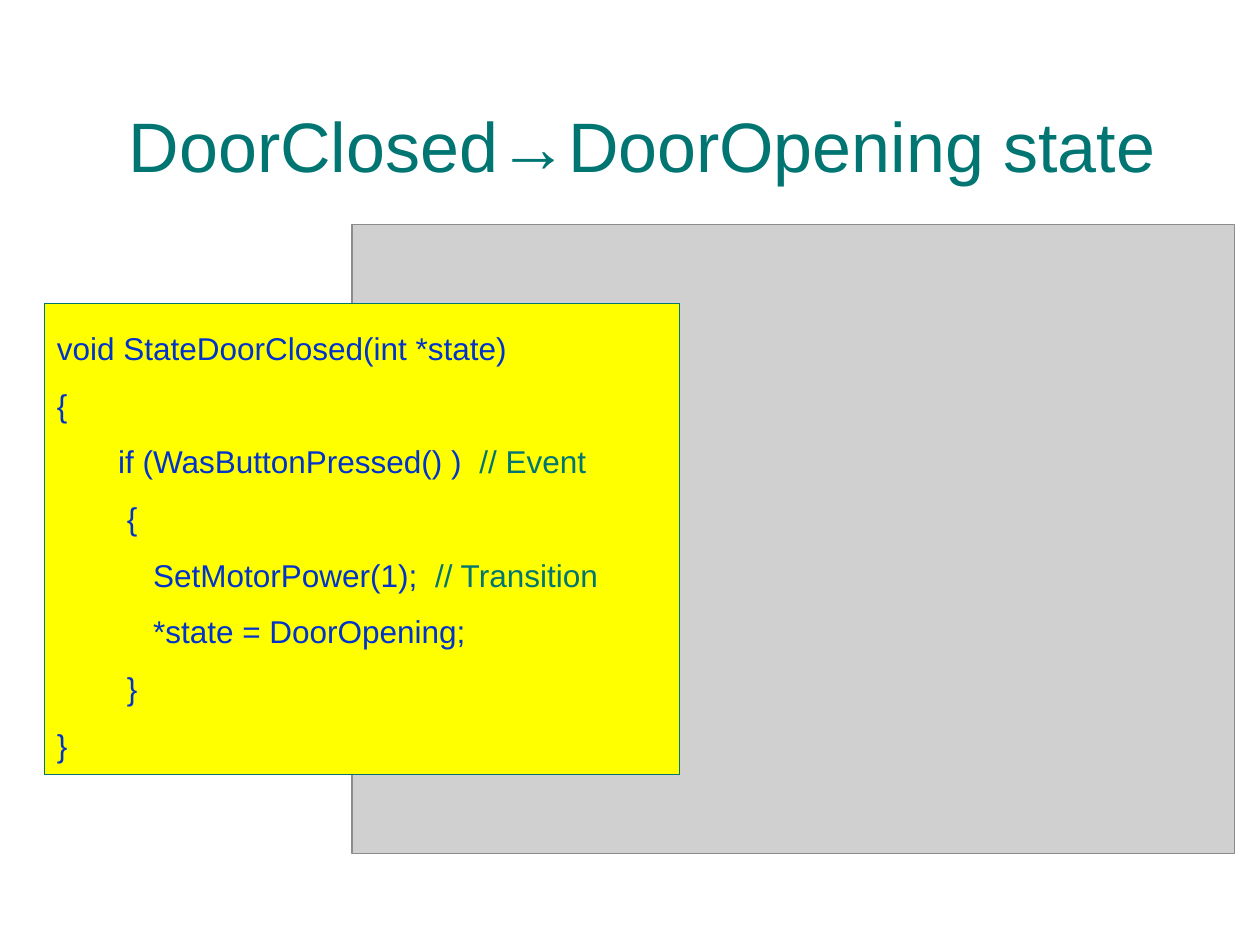
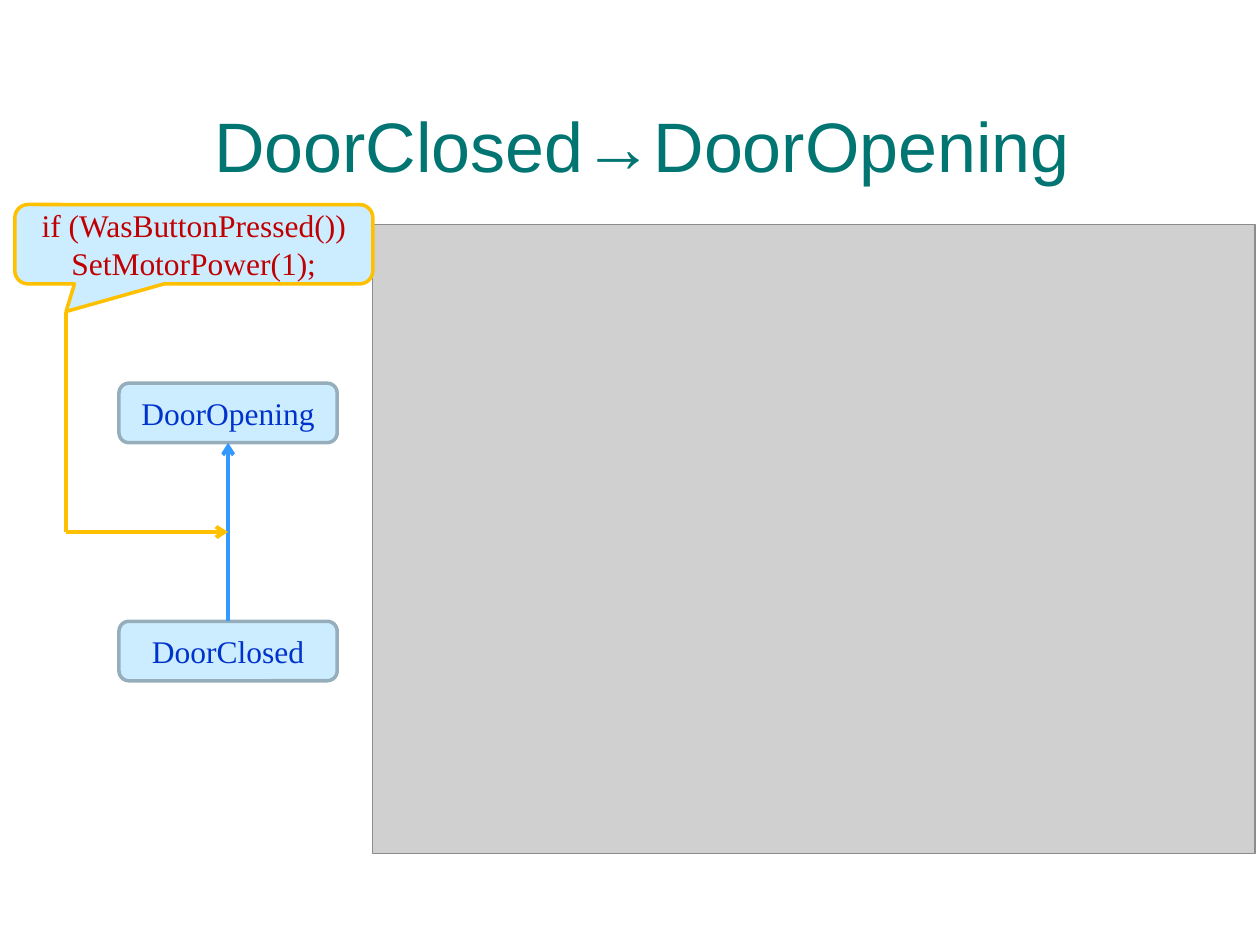
Before and after one commit to jtrfid/C-Repositories, a slide deck: slide 17 of C语言课程设计/2016/Garage_mfc/状态和状态机.pptx (slide 15 before the commit). Drawn at 1260x945 pixels with LibreOffice and Linux fonts; fonts in the diff are those of the drawing; grey boxes stand for pictures; background and template pictures are left out. Boxes give left, top, right and bottom in pixels: in the first picture for what was removed or moved away, otherwise in the second. Text is boxed around its words. In the diff, an @@ line names an element or a change of style, - is before the commit and + after.

```diff
--- a/C语言课程设计/2016/Garage_mfc/状态和状态机.pptx
+++ b/C语言课程设计/2016/Garage_mfc/状态和状态机.pptx
@@ title at (214,121,1069,185): text changed @@
-DoorClosed→DoorOpening state
+DoorClosed→DoorOpening
@@ rounded speech box added at (15,204,373,284), fill #CCECFF, outline #FFC000 2 pt, 18 pt, text #C00000 @@
+if (WasButtonPressed())
+SetMotorPower(1);
@@ picture: place and size @@
-picture at (352,224,1234,854)
+picture at (373,224,1255,854)
@@ rectangle removed at (44,304,679,775) @@
-void StateDoorClosed(int *state)
-{
-if (WasButtonPressed() ) // Event
-{
-SetMotorPower(1); // Transition
-*state = DoorOpening;
-}
-}
@@ line added from (66, 311) to (66, 532), #FFC000 2.25 pt @@
@@ rounded rectangle added at (118,383,336,442), fill #CCECFF, outline #97AFBD 2 pt, 18 pt, text #0033CC @@
+DoorOpening
@@ arrow added from (228, 621) to (228, 442), #3399FF 2.25 pt @@
@@ arrow added from (66, 532) to (228, 532), #FFC000 2.25 pt @@
@@ rounded rectangle added at (118,621,336,680), fill #CCECFF, outline #97AFBD 2 pt, 18 pt, text #0033CC @@
+DoorClosed
```
Also in this commit, not shown: 21 other slides changed, 10 slides added, 2 slides removed.
